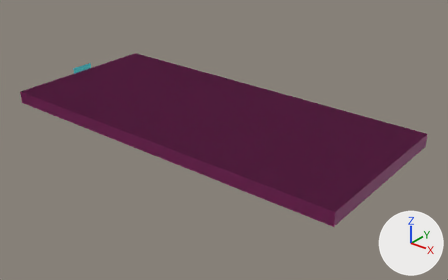
Renders of the glTF model test-assets/rack-shelf-900.glb from each side of a commit.
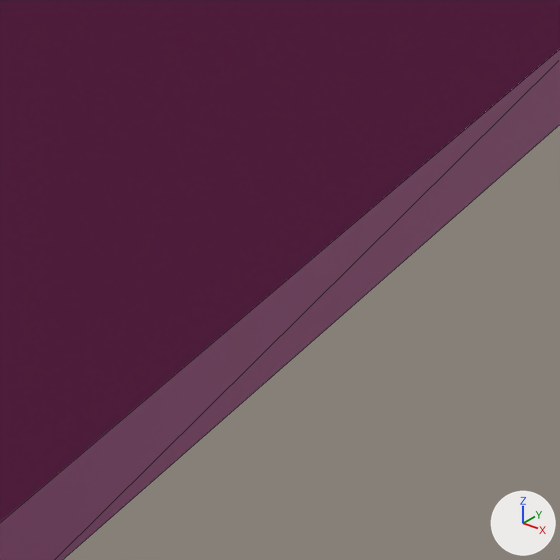
There are two pictures of each version: one whole from a 50 mm camera at (0.865, -1.023, 0.604) aimed at (0.043, 0.005, -0.033), one close up on the part from 75% to 93% of the width and 48% to 78% of the height. The lights are fixed; the arrows at lower right show +X, +Y and +Z. The last two pictures show the newer version. The close-ups show mesh edges as thin lines. Where no turn or scale is listed for an object, it has been applied to the vertices.

The scene before the commit, as lines of its bpy script (objects in view):
```python
me_dim = bpy.data.meshes.new('dim')
me_dim.from_pydata(...)  # a box spanning x -0.45..0.45, y -0.2..0.2, z 0.0..0.03
me_dim.materials.append(mat_box_debug)  # pink #f37ccb
ob_dim = bpy.data.objects.new('dim', me_dim)
ob_dim.location = (0.0, 0.0, 0.0)
```
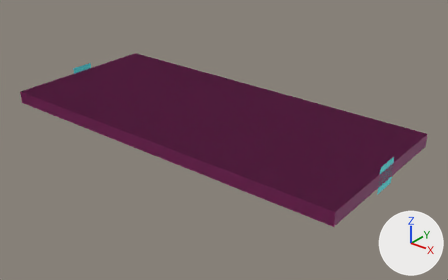
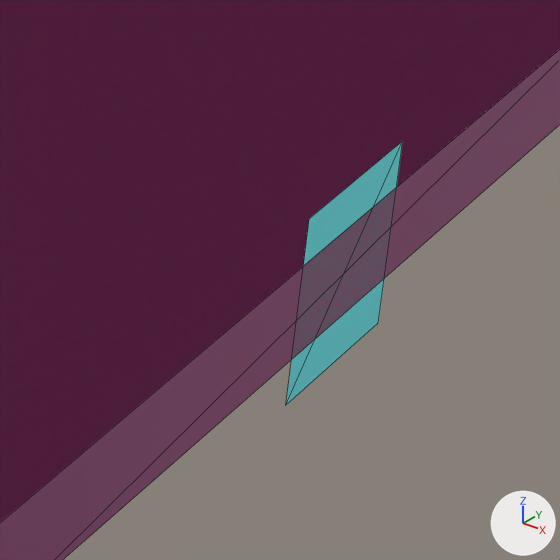
The change, as a list of edits to the scene's bpy script:
```text
Add me_md_snap_shelf_level_mount_right:
    me_md_snap_shelf_level_mount_right.from_pydata([(0.0, -0.03, -0.03), (0.0, 0.03, -0.03), (0.0, 0.03, 0.03), (0.0, -0.03, 0.03)], [], [(0, 1, 2), (0, 2, 3)])
    me_md_snap_shelf_level_mount_right.materials.append(mat_snap_debug)  # cyan #59edf3
Add ob_md_snap_shelf_level_mount_right:
    ob_md_snap_shelf_level_mount_right = bpy.data.objects.new('md-snap.shelf-level.mount-right', me_md_snap_shelf_level_mount_right)
    ob_md_snap_shelf_level_mount_right.location = (0.45, 0.0, 0.015)
```

Changed parts and their boxes [x1, y1, x2, y2] in the close-ups (560 x 560 px):
'md-snap.shelf-level.mount-right', added (cyan): after [286, 141, 403, 405]
